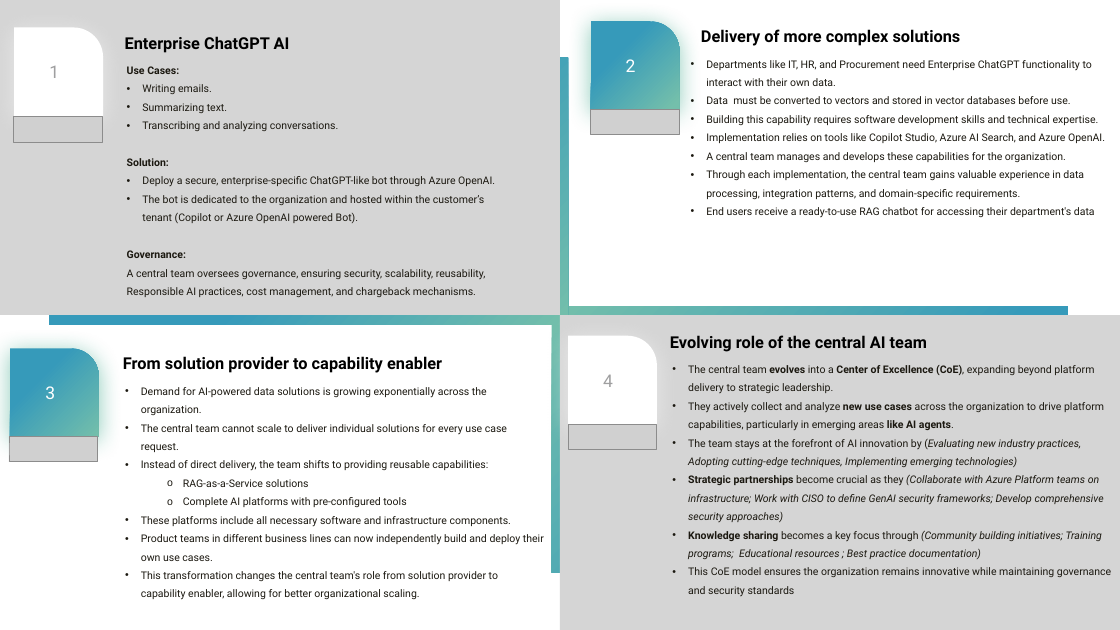
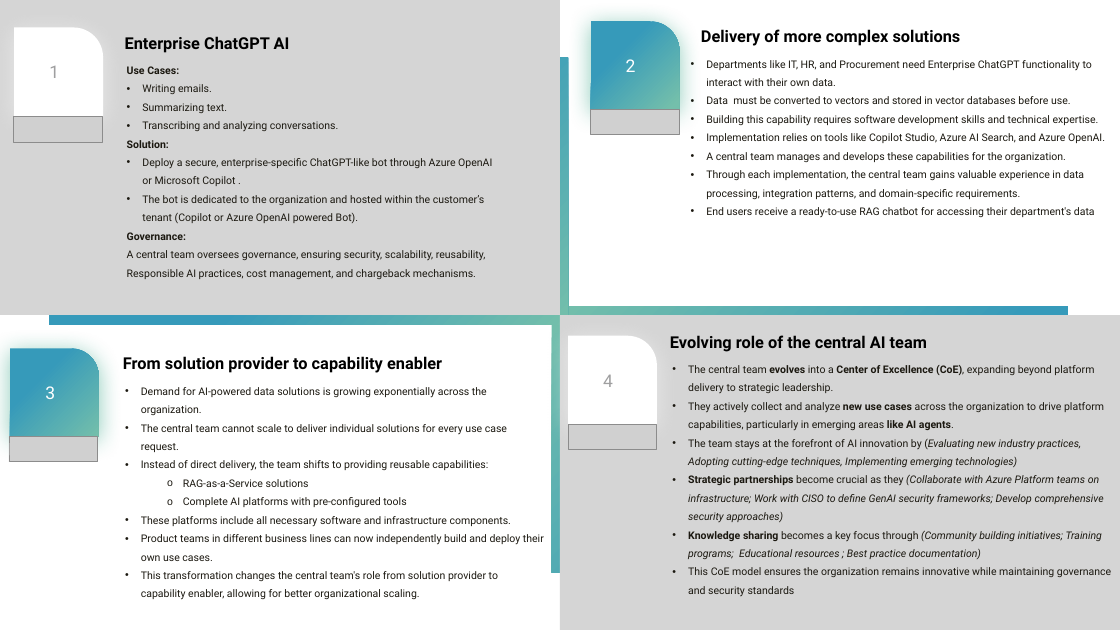
Before and after one commit to hzmarrou/AI-strategy-workshop, a slide deck: slide 3 of AIStrategyAzure-GU.pptx. Drawn at 1120x630 pixels with LibreOffice and Linux fonts; fonts in the diff are those of the drawing; grey boxes stand for pictures. Boxes give left, top, right and bottom in pixels: in the first picture for what was removed or moved away, otherwise in the second. Text is boxed around its words. In the diff, an @@ line names an element or a change of style, - is before the commit and + after.

```diff
--- a/AIStrategyAzure-GU.pptx
+++ b/AIStrategyAzure-GU.pptx
@@ text at (x1=142, y1=158, x2=492, y2=186): text changed @@
-• Deploy a secure, enterprise-specific ChatGPT-like bot through Azure OpenAI.
+• Deploy a secure, enterprise-specific ChatGPT-like bot through Azure OpenAI or Microsoft Copilot .
```
Also in this commit, not shown: 11 other slides changed, 5 slides added, 1 other file.
